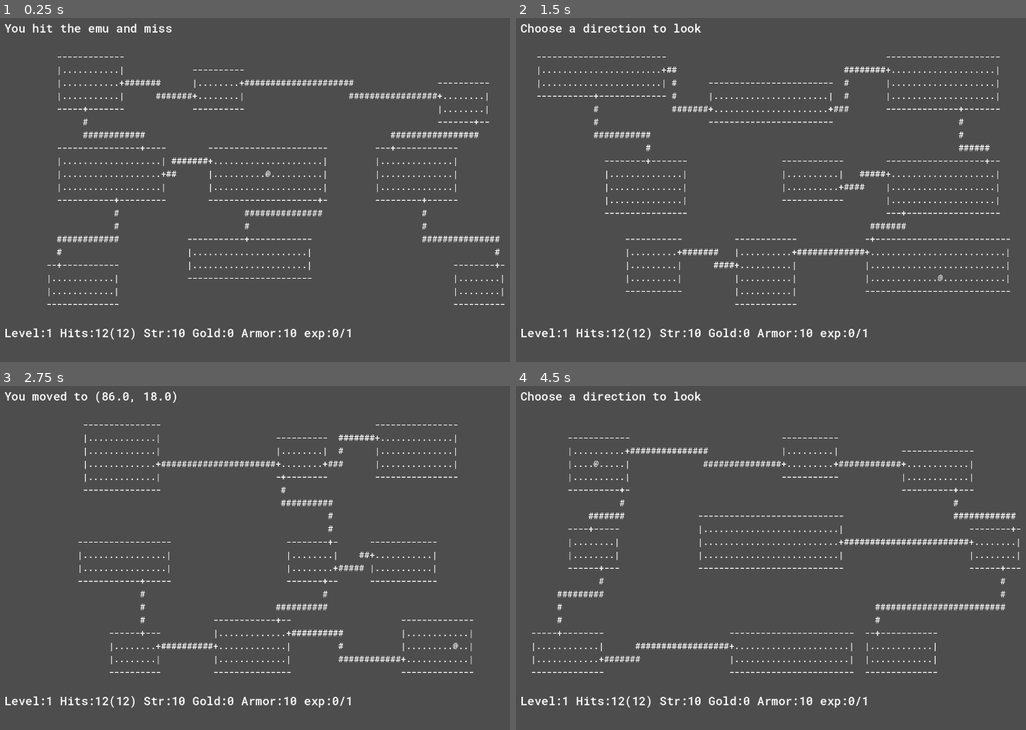
Above: before the commit, frames 1-4 (two rows, left to right).
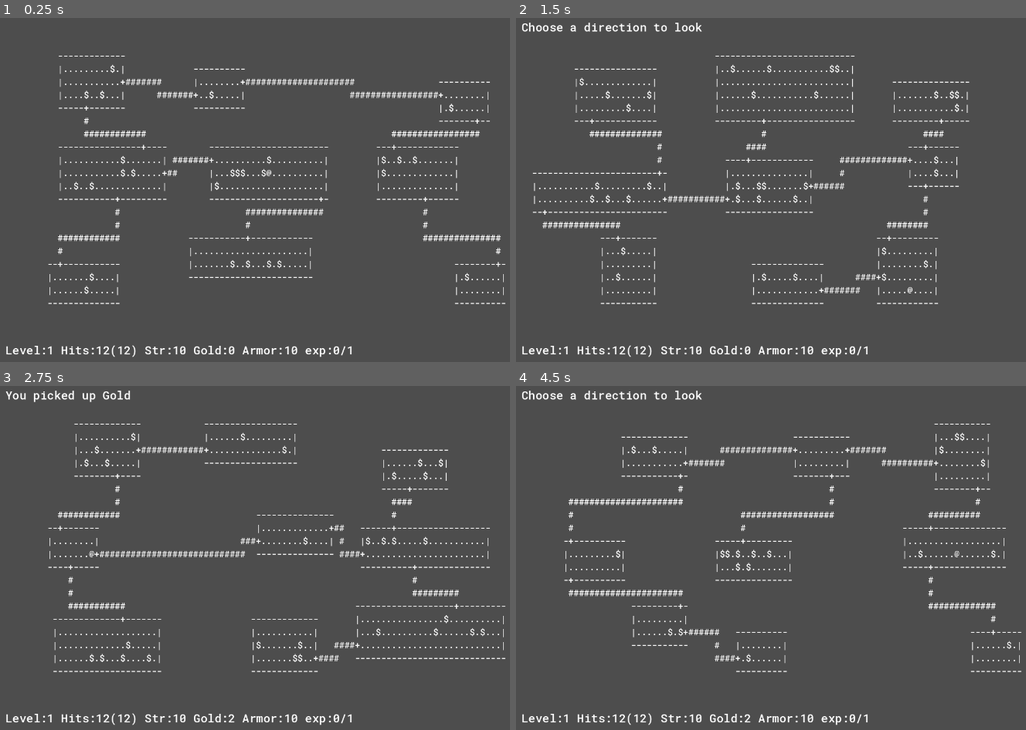
Above: after the commit, the same moments.

Repository: Kristjan-Kessel/GodotRogue
Game: Godot game, scene res://Scenes/main.tscn
Two runs of this game, one before a commit and one after it. Both use one fixed random seed, a clock stepped at 60 frames per second and the inputs below.
Inputs:
- Up to frame 1 (0.25 s): no input
- Up to frame 2 (1.5 s): tap Enter (ui_accept) at 0.5, 0.77 s; hold Right (ui_right) 0.53-1.28 s; tap Space (continue, bound only after the commit) at 0.6, 1.25 s; hold Down (ui_down) from 1.28 s (still down); tap F (command_find) at 1.35 s
- Up to frame 3 (2.75 s): tap Enter (ui_accept) at 1.52, 2 s; tap Space (continue, bound only after the commit) at 1.55, 2.3 s; release Down (ui_down) at 2.03 s; hold Right (ui_right) from 2.03 s (still down); tap . (command_rest) at 2.1 s
- Up to frame 4 (4.5 s): release Right (ui_right) at 2.78 s; hold Up (ui_up) 2.78-3.53 s; tap Space (continue, bound only after the commit) at 2.85, 3.5, 3.6, 4.25 s; tap Enter (ui_accept) at 3.02, 3.77 s; hold Left (ui_left) from 3.53 s (still down); tap F7 (command_inventory, bound only after the commit) at 4.15 s; tap F (command_find) at 4.35 s

The runs differ from the first frame. In frame 1, 6.7% of the frame differs, in the area x 0-100%, y 1-99%; in frame 2, 7.6%; in frame 3, 7.2%; in frame 4, 7.6%.

Commit message:
Add inventory viewing

Diff:
--- a/Globals/Constants.gd
+++ b/Globals/Constants.gd
@@ -1,6 +1,7 @@
 extends Node
 
 # Constant variables
+const INVENTORY_CHARS = "abcdeghijklmnopqrstuvxyz" # Some letters are used for commands so skip them. Check later to make sure no commands overlap with item assignment letters
 
 # ASCII characters
 const PLAYER = "@"
--- a/Scenes/main.tscn
+++ b/Scenes/main.tscn
@@ -14,8 +14,8 @@
 anchor_right = 0.5
 offset_left = 11.0
 offset_top = 4.0
-offset_right = 1144.0
-offset_bottom = 643.0
+offset_right = 1271.0
+offset_bottom = 707.0
 grow_horizontal = 2
 script = ExtResource("2_vud5e")
 
@@ -23,27 +23,30 @@
 layout_mode = 2
 theme_override_fonts/font = ExtResource("3_hncvb")
 theme_override_font_sizes/font_size = 24
-text = "You hit the emu and miss"
 
 [node name="MapLabel" type="Label" parent="UI"]
 layout_mode = 2
-size_flags_vertical = 6
+size_flags_horizontal = 0
+size_flags_vertical = 2
 theme_override_fonts/font = ExtResource("3_hncvb")
 theme_override_font_sizes/font_size = 18
-vertical_alignment = 1
 
 [node name="StatsLabel" type="Label" parent="UI"]
 layout_mode = 2
 size_flags_vertical = 10
 theme_override_fonts/font = ExtResource("3_hncvb")
 theme_override_font_sizes/font_size = 24
-text = "Level:1 Hits:12(12) Str:16(16) Gold:5 Armor:5 exp:1/1"
-vertical_alignment = 1
+vertical_alignment = 3
 
 [node name="Player" type="Node2D" parent="."]
 script = ExtResource("3_s7dad")
 
+[node name="Camera2D" type="Camera2D" parent="."]
+position = Vector2(638, 362)
+
 [connection signal="action_taken" from="Player" to="." method="on_action_taken"]
+[connection signal="close_menu" from="Player" to="." method="_on_player_close_menu"]
 [connection signal="command_find" from="Player" to="." method="_on_player_command_find"]
 [connection signal="log_message" from="Player" to="." method="_on_player_log_message"]
+[connection signal="open_inventory" from="Player" to="." method="_on_player_open_inventory"]
 [connection signal="player_move" from="Player" to="." method="_on_player_move"]
--- /dev/null
+++ b/Scripts/Items/Gold.gd
@@ -0,0 +1,10 @@
+extends "res://Scripts/item.gd"
+class_name Gold
+
+func _init():
+	label = "Gold"
+	description = ""
+	ascii = Constants.GOLD
+
+func on_pickup(player: Node, tile: Tile):
+	player.gold = player.gold+1
--- /dev/null
+++ b/Scripts/item.gd
@@ -0,0 +1,14 @@
+class_name Item
+extends Node
+
+var label: String
+var description: String
+var ascii: String
+
+func _init(_label: String, _description: String, _ascii: String):
+	label = _label
+	description = _description
+	ascii = _ascii
+
+func on_pickup(player: Node, tile: Tile):
+	print("picked up: ")
--- a/Scripts/level_generator.gd
+++ b/Scripts/level_generator.gd
@@ -238,6 +238,8 @@
 					tile = Tile.new("WALL", false, Constants.CEILING,false)
 				Constants.FLOOR:
 					tile = Tile.new("FLOOR", true, Constants.FLOOR,false)
+					if Globals.level_rng.randi_range(1,10) == 1:
+						tile.item = Gold.new()
 				Constants.DOOR:
 					tile = Tile.new("DOOR", true, Constants.DOOR,true)
 				Constants.CORRIDOR:
--- a/Scripts/main.gd
+++ b/Scripts/main.gd
@@ -35,30 +35,49 @@
 	for y in range(map_data.size()):
 		for x in range(map_data[y].size()):
 			var tile = map_data[y][x]
-			if tile.entity == null:
+			if tile.entity != null:
+				map_str += tile.entity.ascii
+			elif tile.item != null:
+				map_str += tile.item.ascii
+			else:
 				map_str += tile.ascii
-			else:
-				map_str += tile.entity.ascii
 		map_str += "\n"
 
+	level.text = map_str
+
+func render_inventory():
+	var map_str = ""
+	for i in range(0,player.inventory.size()):
+		var item = player.inventory[i]
+		map_str += Constants.INVENTORY_CHARS[i]+") "
+		map_str += item.label
+		map_str += "\n"
+
+	ui.set_stats_message("- Press space to continue -")
 	level.text = map_str
 
 func _on_player_move(new_position: Vector2) -> void:
 	move_player(new_position)
 
 func move_player(new_position: Vector2) -> bool:
+	ui.set_log_message("")
+
 	new_position.x = clamp(new_position.x, 0, Globals.map_width - 1)
 	new_position.y = clamp(new_position.y, 0, Globals.map_height - 1)
 	var moved = false
 
-	var target_tile = map_data[new_position.y][new_position.x]
+	var target_tile = get_tile(new_position)
 	if target_tile.is_walkable and target_tile.entity == null:
-		map_data[player.position.y][player.position.x].entity = null
+		get_tile(player.position).entity = null
 		player.position = new_position
-		map_data[new_position.y][new_position.x].entity = player
+		target_tile.entity = player
 		moved = true
-
-	ui.set_log_message("You moved to " + str(player.position))
+		if target_tile.item != null:
+			var item = target_tile.item
+			item.on_pickup(player, target_tile)
+			ui.set_log_message("You picked up "+item.label)
+			target_tile.item = null
+	#ui.set_log_message("You moved to " + str(player.position))
 	on_action_taken();
 	return moved
 
@@ -102,3 +121,12 @@
 					break
 			else:
 				break
+
+
+
+func _on_player_open_inventory() -> void:
+	render_inventory()
+
+func _on_player_close_menu() -> void:
+	render_map()
+	ui.update_stats(player)
--- a/Scripts/player.gd
+++ b/Scripts/player.gd
@@ -4,6 +4,8 @@
 signal player_move(new_position)
 signal log_message(new_message)
 signal command_find(direction)
+signal open_inventory()
+signal close_menu()
 
 var ascii = Constants.PLAYER
 
@@ -28,8 +30,11 @@
 var max_exp = 1
 
 # Commands
-enum CommandType {NONE, FIND, REST, MOVE} # For commands that take an argument to execute (ex: direction)
+enum CommandType {NONE, FIND, REST, MOVE, INVENTORY} # For commands that take an argument to execute (ex: direction)
 var current_command = CommandType.NONE
+
+# Inventory
+var inventory = [Item.new("Totem of debugging","Used to test if the inventory is functioning correctly","*")]
 
 func _set_current_exp(new_exp):
 	current_exp = new_exp
@@ -53,6 +58,11 @@
 				current_command = CommandType.MOVE
 			else:
 				current_command = CommandType.NONE
+
+	if current_command == CommandType.INVENTORY:
+		if Input.is_action_just_pressed("continue"):
+			current_command = CommandType.NONE
+			close_menu.emit()
 
 	if current_command == CommandType.MOVE:
 		var new_direction = Vector2.ZERO
@@ -111,6 +121,9 @@
 			current_command = CommandType.REST
 			action_taken.emit()
 			clear_command()
+		elif Input.is_action_just_pressed("command_inventory"):
+			current_command = CommandType.INVENTORY
+			open_inventory.emit()
 
 func clear_command():
 	post_command_delay_timer = 0.1
--- a/Scripts/tile.gd
+++ b/Scripts/tile.gd
@@ -4,6 +4,7 @@
 var type: String
 var is_walkable: bool
 var entity: Node = null
+var item: Node = null
 var ascii: String
 var is_important: bool
 
--- a/Scripts/ui.gd
+++ b/Scripts/ui.gd
@@ -6,5 +6,8 @@
 func update_stats(ps):
 	stats_label.text = "Level:%d Hits:%d(%d) Str:%d Gold:%d Armor:%d exp:%d/%d" % [ps.level, ps.current_hp, ps.max_hp, ps.strength, ps.gold, ps.armor, ps.current_exp, ps.max_exp]
 
+func set_stats_message(message):
+	stats_label.text = message
+
 func set_log_message(message):
 	log_label.text = message
--- a/project.godot
+++ b/project.godot
@@ -42,3 +42,13 @@
 "events": [Object(InputEventKey,"resource_local_to_scene":false,"resource_name":"","device":-1,"window_id":0,"alt_press …(191 unchanged characters)…
 ]
 }
+command_inventory={
+"deadzone": 0.2,
+"events": [Object(InputEventKey,"resource_local_to_scene":false,"resource_name":"","device":-1,"window_id":0,"alt_pressed":false,"shift_pressed":false,"ctrl_pressed":false,"meta_pressed":false,"pressed":false,"keycode":0,"physical_keycode":4194338,"key_label":0,"unicode":0,"location":0,"echo":false,"script":null)
+]
+}
+continue={
+"deadzone": 0.2,
+"events": [Object(InputEventKey,"resource_local_to_scene":false,"resource_name":"","device":-1,"window_id":0,"alt_pressed":false,"shift_pressed":false,"ctrl_pressed":false,"meta_pressed":false,"pressed":false,"keycode":0,"physical_keycode":32,"key_label":0,"unicode":32,"location":0,"echo":false,"script":null)
+]
+}
Not shown, added: Scripts/Items/Gold.gd.uid
Not shown, added: Scripts/item.gd.uid
